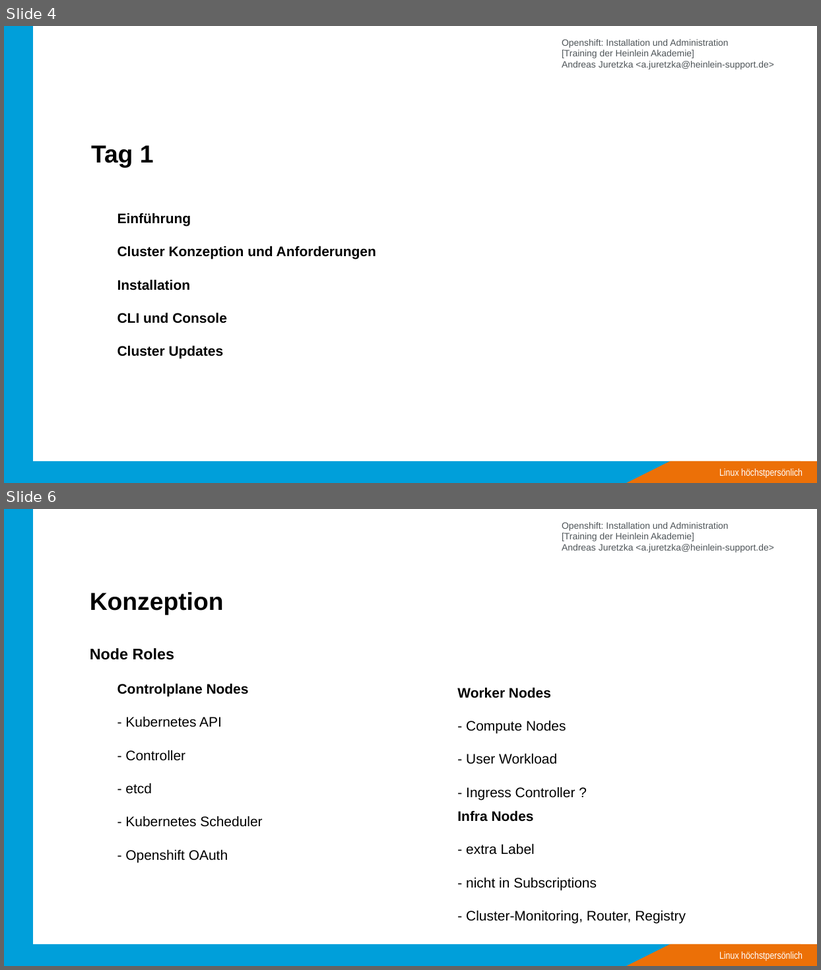
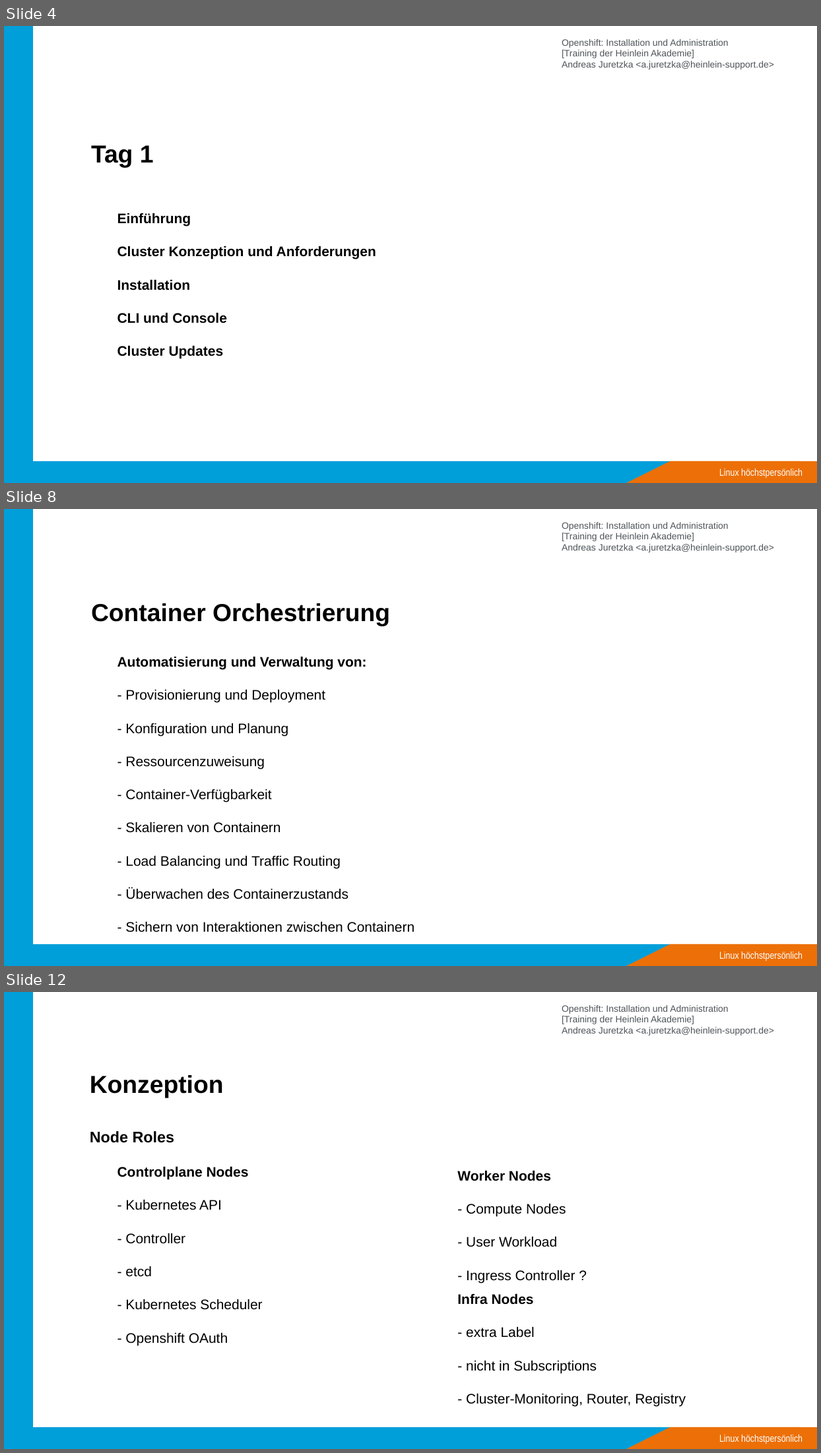
Before and after one commit to ajayten/openshift-kurs-folien, a slide deck: kurs-folien.odp. Shown one above the other, each under a label of ours: slides 4 and 6 before the commit, slides 4, 8 and 12 after it; the slides between them are not shown. The pictures are 821x970 and 821x1453 pixels, drawn with LibreOffice and Linux fonts; fonts in the diff are those of the drawing; background and template pictures are left out. Boxes give left, top, right and bottom in pixels: in the first picture for what was removed or moved away, otherwise in the second. Text is boxed around its words. In the diff, an @@ line names an element or a change of style, - is before the commit and + after.

Commit message:
add slides

```diff
--- a/kurs-folien.odp
+++ b/kurs-folien.odp
@@ slide 8 added at (4,509,817,966), background #FFFFFF; not listed: 5 template elements that a slide beside it also shows @@
@@ title added at (91,603,390,626), 32 pt, text #000000, bold @@
+Container Orchestrierung
@@ text added at (118,656,415,933), 18 pt, text #000000 @@
+Automatisierung und Verwaltung von:
+- Provisionierung und Deployment
+- Konfiguration und Planung
+- Ressourcenzuweisung
+- Container-Verfügbarkeit
+- Skalieren von Containern
+- Load Balancing und Traffic Routing
+- Überwachen des Containerzustands
+- Sichern von Interaktionen zwischen Containern
@@ what was slide 6 is now slide 12 @@
```
Also in this commit, not shown: 1 slide changed, 6 other slides added, 1 slide removed, 1 other file.
